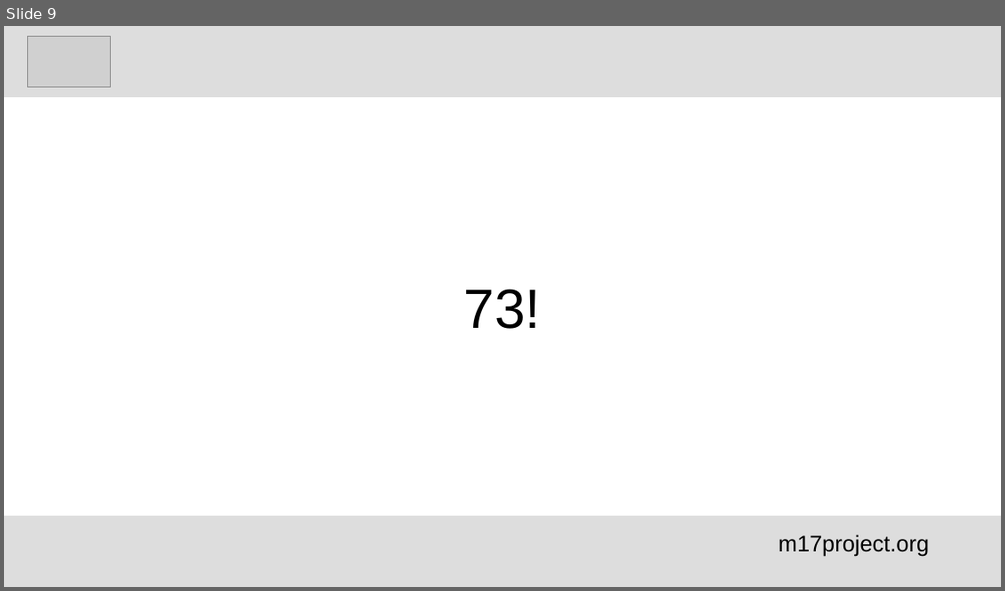
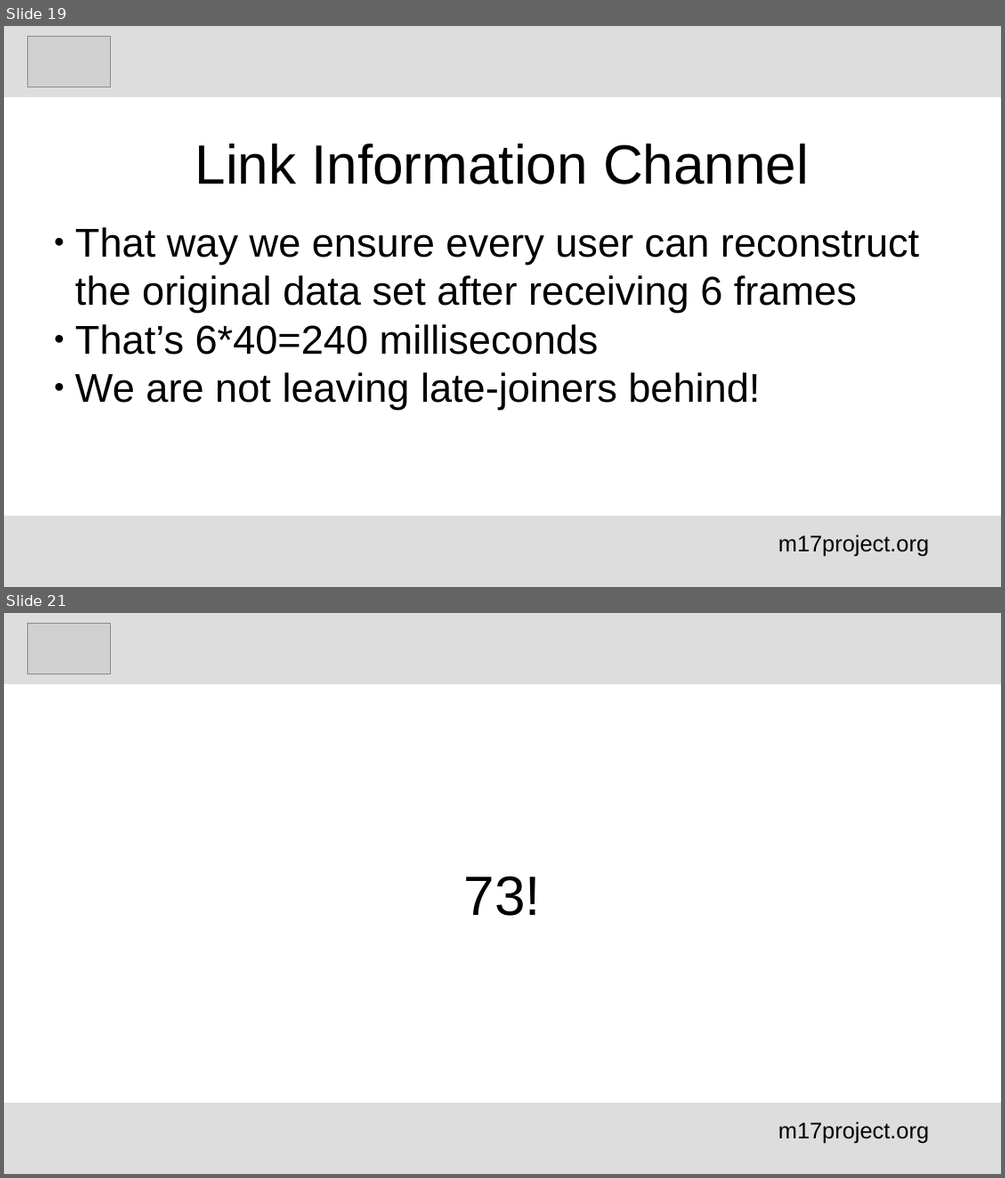
Before and after one commit to M17-Project/M17_education, a slide deck: English/M17_voice_encoding_en.odp. Shown one above the other, each under a label of ours: slide 9 before the commit, slides 19 and 21 after it; the slides between them are not shown. The pictures are 1005x591 and 1005x1178 pixels, drawn with LibreOffice and Linux fonts; fonts in the diff are those of the drawing; grey boxes stand for pictures. Boxes give left, top, right and bottom in pixels: in the first picture for what was removed or moved away, otherwise in the second. Text is boxed around its words. In the diff, an @@ line names an element or a change of style, - is before the commit and + after.

```diff
--- a/English/M17_voice_encoding_en.odp
+++ b/English/M17_voice_encoding_en.odp
@@ slide 19 added at (4, 26, 1001, 587), background #FFFFFF @@
@@ rectangle added at (4, 26, 1001, 97), fill #DDDDDD @@
@@ picture added at (27, 36, 111, 87) @@
@@ title added at (195, 143, 809, 184), 44 pt, text #000000 @@
+Link Information Channel
@@ subtitle added at (75, 227, 919, 409), 32 pt, text #000000 @@
+● That way we ensure every user can reconstruct the original data set after receiving 6 frames
+● That’s 6*40=240 milliseconds
+● We are not leaving late-joiners behind!
@@ rectangle added at (4, 516, 1001, 587), fill #DDDDDD @@
@@ text added at (778, 534, 929, 556), 18 pt, text #000000 @@
+m17project.org
@@ what was slide 9 is now slide 21 @@
```
Also in this commit, not shown: 2 slides changed, 11 other slides added.
